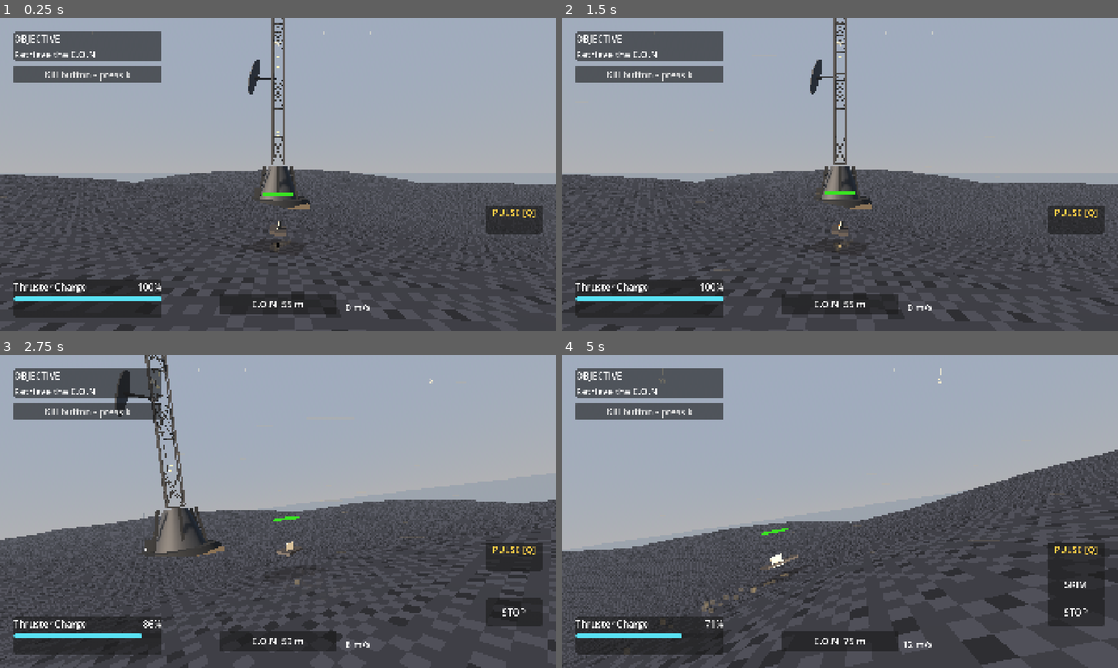
Above: before the commit, frames 1-4 (two rows, left to right).
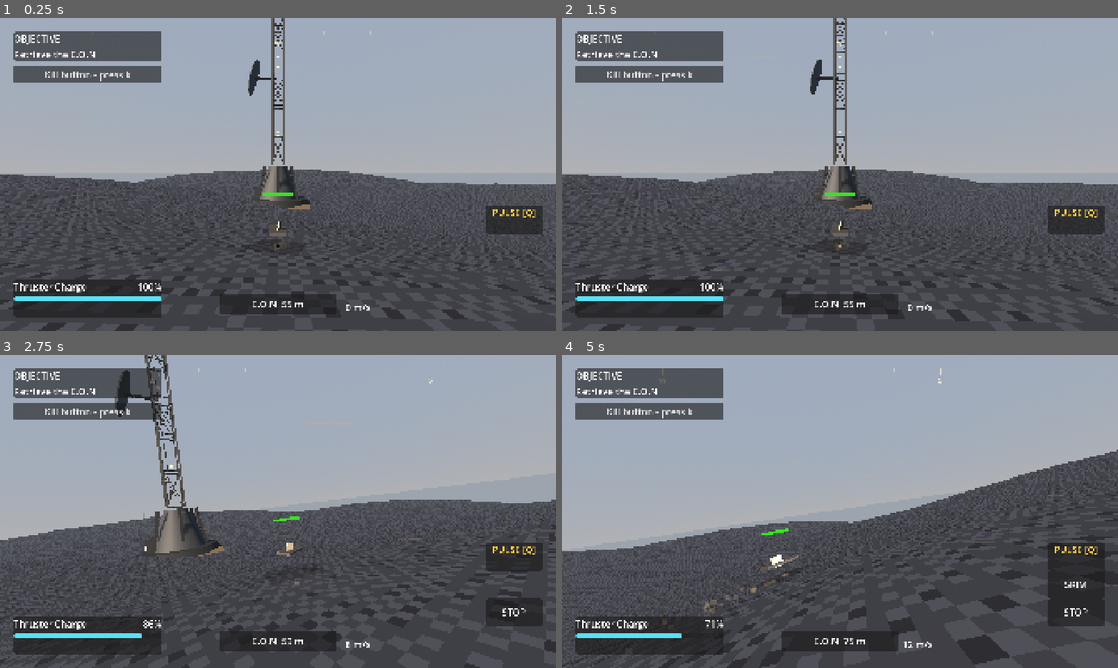
Above: after the commit, the same moments.

Repository: oleskulbru-commits/energy-glider
Game: Godot game, scene res://scenes/main.tscn
Two runs of this game, one before a commit and one after it. Both use one fixed random seed, a clock stepped at 60 frames per second and the inputs below.
Inputs (mouse positions are in pixels of both pictures, inside the frame that each line leads up to):
- Up to frame 1 (0.25 s): no input
- Up to frame 2 (1.5 s): click "Kill button - press k" at 0.5 s; click "Try again" at 1.25 s
- Up to frame 3 (2.75 s): move the mouse to (400, 495) at 2.02 s; hold D (steer_right) from 2.03 s (still down); hold Shift (boost) from 2.03 s (still down); click (400, 495) at 2.17 s; tap Space (jump) at 2.27, 2.3, 2.57 s
- Up to frame 4 (5 s): release D (steer_right) at 2.75 s; release Shift (boost) at 2.75 s; drag from (728, 527) to (812, 574) at 2.77 s; move the mouse to (895, 442) at 3.52 s; hold D (steer_right) 3.53-4.25 s; hold Shift (boost) 3.53-4.25 s; tap Space (jump) at 3.8 s; drag from (812, 574) to (673, 464) at 4.27 s

The runs differ from the first frame. In frame 1, 1.1% of the frame differs, in the area x 0-100%, y 0-100%; in frame 2, 0.8%; in frame 3, 2.2%; in frame 4, 1.8%.

Commit message:
Enhance glider physics and hard landing mechanics
- Improved hover force calculations to account for excess clearance, enhancing glider stability during high-altitude maneuvers.
- Introduced a new constant for hard landing floor correction to prevent tunneling during steep falls.
- Updated glider player script to ensure proper handling of hover and ground contact during hard landings.
- Added verification tests for hover settling from high positions and hard landing scenarios to ensure consistent behavior.

Diff:
--- a/scripts/player/glider_physics.gd
+++ b/scripts/player/glider_physics.gd
@@ -395,7 +395,9 @@
 	var strength := hover_strength_scale(ctx)
 
 	if hover_clearance > BASE_HEIGHT + HOVER_SPRING_DEADBAND:
-		force -= ctx.ground_normal * HOVER_WEIGHT_GRAVITY * mass * strength
+		var excess: float = hover_clearance - BASE_HEIGHT
+		var pull: float = HOVER_WEIGHT_GRAVITY + HOVER_RECOVERY_K * excess
+		force -= ctx.ground_normal * pull * mass * strength
 		if absf(normal_vel) > 0.0001:
 			force -= ctx.ground_normal * HOVER_DAMPING * normal_vel * mass * strength
 		return force
@@ -505,7 +507,9 @@
 		var accel := 0.0
 
 		if point.clearance > BASE_HEIGHT + HOVER_SPRING_DEADBAND:
-			accel -= HOVER_WEIGHT_GRAVITY / float(valid_count) * strength
+			var excess: float = point.clearance - BASE_HEIGHT
+			var pull: float = (HOVER_WEIGHT_GRAVITY + HOVER_RECOVERY_K * excess) / float(valid_count)
+			accel -= pull * strength
 			if absf(normal_vel) > 0.0001:
 				accel -= HOVER_POINT_DAMPING * idle_damp_scale * normal_vel * strength
 		elif penetration > 0.0 or absf(normal_vel) > 0.0001:
--- a/scripts/player/glider_player.gd
+++ b/scripts/player/glider_player.gd
@@ -48,6 +48,8 @@
 const BOOST_CLIMB_CLIP_MAX := -0.02
 const FLOOR_CORRECT_MAX_STEP := 0.06
 const BOOST_CLIMB_FLOOR_CORRECT_MAX_STEP := 0.18
+## Hard-land dig kills hover; floor must catch high-speed tunnels in one step.
+const HARD_DIG_FLOOR_CORRECT_MAX_STEP := 0.45
 const VISUAL_ALIGN_MAX_STEP_DEG := 4.5
 const AHEAD_RISE_VISUAL_ALIGN_MAX_STEP_DEG := 7.0
 const BOARD_PITCH_RATE := 6.0
@@ -312,25 +314,27 @@
 		constraint_mode,
 		state
 	)
+	_enforce_floor_contact(state)
+	_apply_pending_knockback(state)
 	if _state == State.GLIDING:
 		_preserve_air_horizontal_speed(state, air_hold_speed)
-	_enforce_floor_contact(state)
-	_apply_pending_knockback(state)
 	state.angular_velocity = Vector3(0.0, _yaw_velocity, 0.0)
 
 
 func _preserve_air_horizontal_speed(state: PhysicsDirectBodyState3D, speed_before: float) -> void:
-	## Holding W/boost in air: keep XZ speed (gravity still pulls). Brake cancels hold.
+	## Holding W/boost in air: lock XZ to the speed when hold started (capped). No ratchet.
 	if is_braking():
 		_air_hold_horizontal_speed = 0.0
 		return
 	if not _input.is_forward_held() and not _is_boost_active():
 		_air_hold_horizontal_speed = 0.0
 		return
-	var keep := maxf(speed_before, _air_hold_horizontal_speed)
-	if keep < 0.1:
-		return
-	_air_hold_horizontal_speed = keep
+	var cap := GliderPhysicsScript.hard_speed_cap()
+	if _air_hold_horizontal_speed < 0.1:
+		_air_hold_horizontal_speed = minf(maxf(speed_before, 0.0), cap)
+	if _air_hold_horizontal_speed < 0.1:
+		return
+	var keep := minf(_air_hold_horizontal_speed, cap)
 	var h := MathUtil.horizontal(state.linear_velocity)
 	var dir := h
 	if dir.length_squared() < 0.0001:
@@ -669,8 +673,12 @@
 	return TerrainProbesScript.min_tagged_clearance(_predictive_surface.samples, min_clearance)
 
 
-func _live_min_board_probe_clearance() -> float:
-	var min_clearance := _get_raw_clearance()
+func _live_min_board_probe_clearance_at(origin: Vector3) -> float:
+	## Live underside clearance at a physics-state origin (not stale probe cache).
+	var center_ground := _get_ground_y(origin.x, origin.z)
+	var min_clearance := origin.y - BOARD_BOTTOM_OFFSET - center_ground
+	if is_nan(center_ground):
+		return min_clearance
 	if _predictive_surface == null:
 		return min_clearance
 	var probe_bottom_y := _probe_bottom_y_offset()
@@ -681,15 +689,19 @@
 		Callable(TerrainProbesScript, "is_board_tag"),
 		func(sample) -> float:
 			var world_offset: Vector3 = yaw_basis * sample.local_offset
-			var probe_y := global_position.y + probe_bottom_y
+			var probe_y := origin.y + probe_bottom_y
 			var ground_y := _get_ground_y(
-				global_position.x + world_offset.x,
-				global_position.z + world_offset.z
+				origin.x + world_offset.x,
+				origin.z + world_offset.z
 			)
 			if is_nan(ground_y):
 				return min_clearance
 			return probe_y - ground_y
 	)
+
+
+func _live_min_board_probe_clearance() -> float:
+	return _live_min_board_probe_clearance_at(global_position)
 
 
 func _live_min_deck_probe_clearance() -> float:
@@ -716,6 +728,19 @@
 	return world.y - ground_y
 
 
+func _is_hard_dig_window() -> bool:
+	## Hover is yielded/off here — floor must own anti-tunnel.
+	if _contact_recover_timer > 0.0:
+		return true
+	if _state == State.LANDING and (
+		_landing_was_hard or _landing_approach >= GliderPhysicsScript.HOVER_YIELD_SPEED
+	):
+		return true
+	if _ground_contact_active and _landing_was_hard:
+		return true
+	return false
+
+
 func _enforce_floor_contact(state: PhysicsDirectBodyState3D) -> void:
 	if _state != State.GROUNDED and _state != State.LANDING:
 		return
@@ -724,37 +749,30 @@
 		_state == State.GROUNDED
 		and _is_climbing(_downhill_dir(), _board_forward_on_ground())
 	)
-	var board_min := _min_board_probe_clearance()
-	# Sense underside digs for hover/alignment; kinematic floor is only a tiny safety net.
-	var upright_min := (
-		_live_min_board_probe_clearance()
-		if boost_climb or climbing
-		else board_min
-	)
-	var deck_min := (
-		_live_min_deck_probe_clearance()
-		if climbing
-		else upright_min
-	)
-	var live_min := minf(deck_min, upright_min) if climbing else upright_min
-	var min_clearance := live_min
-	if (
-		not climbing
-		and not _is_boost_active()
-		and _corner_clearance_spread() > CLEARANCE_PROBE_TRIGGER
-	):
-		min_clearance = _get_raw_clearance()
+	var hard_dig := _is_hard_dig_window()
+	## Always live-sample from the integrate-forces origin. Cached predictive
+	## clearances lag one frame and miss high-speed hard-land tunnels.
+	var origin := state.transform.origin
+	var min_clearance := _live_min_board_probe_clearance_at(origin)
+	if climbing:
+		min_clearance = minf(min_clearance, _live_min_deck_probe_clearance())
 	var clip_max := (
 		BOOST_CLIMB_CLIP_MAX
 		if boost_climb or climbing
 		else GliderPhysicsScript.GROUND_CLIP_MAX
 	)
+	## Hard dig zeros hover; do not allow a visible underground deadband.
+	if hard_dig:
+		clip_max = 0.0
 	var ny := maxf(_ground_normal.y, 0.2)
-	var max_step := (
-		BOOST_CLIMB_FLOOR_CORRECT_MAX_STEP if boost_climb else FLOOR_CORRECT_MAX_STEP
-	)
+	var max_step := FLOOR_CORRECT_MAX_STEP
+	if boost_climb:
+		max_step = BOOST_CLIMB_FLOOR_CORRECT_MAX_STEP
+	elif hard_dig:
+		max_step = HARD_DIG_FLOOR_CORRECT_MAX_STEP
 	if min_clearance < clip_max:
-		var correction := minf((clip_max - min_clearance) / ny, max_step)
+		var needed := (clip_max - min_clearance) / ny
+		var correction := minf(needed, max_step)
 		var xf := state.transform
 		xf.origin += _ground_normal * correction
 		state.transform = xf
@@ -775,6 +793,7 @@
 	xf.origin += _ground_normal * correction
 	state.transform = xf
 	# Soft settle: nudge origin only — killing normal speed here tugs crest momentum.
+
 
 func _allows_ground_contact() -> bool:
 	if _ground_contact_active:
@@ -1356,7 +1375,13 @@
 	ctx.ground_normal = _ground_normal
 	ctx.board_forward = _board_forward_on_ground()
 	ctx.clearance = _smoothed_clearance
-	ctx.hover_clearance = minf(_smoothed_clearance, raw_clearance)
+	## Trust raw when already above rest — lagged smoothed clearance invents
+	## phantom compression after crests (ground drops, smoothed still low) and
+	## pushes the board further up. Only blend smoothed in while compressed.
+	if raw_clearance >= GliderPhysicsScript.BASE_HEIGHT:
+		ctx.hover_clearance = raw_clearance
+	else:
+		ctx.hover_clearance = minf(_smoothed_clearance, raw_clearance)
 	if _state == State.GROUNDED or _state == State.LANDING:
 		var board_min := _min_board_probe_clearance()
 		var climbing := _is_climbing(_downhill_dir(), ctx.board_forward)
@@ -1617,7 +1642,8 @@
 	return _run_ended
 
 
-## Swarm / hazard shove. Applied after surf constraints so it isn't wiped the same tick.
+## Swarm / hazard shove. Applied after surf constraints so ground surf doesn't wipe it
+## the same tick. Air W/boost hold re-locks XZ afterward so knockback cannot ratchet air speed.
 func queue_knockback(velocity_delta: Vector3) -> void:
 	if _run_ended or not _piloted:
 		return
--- a/scripts/player/verify_glider.gd
+++ b/scripts/player/verify_glider.gd
@@ -101,6 +101,7 @@
 	_verify_chase_camera_math()
 	_verify_boost_climb_target_speed()
 	await _verify_hover_rest()
+	await _verify_hover_settle_from_high()
 	await _verify_terrain_probes_math()
 	await _verify_predictive_surface_sampling()
 	await _verify_hover_kernel()
@@ -121,6 +122,7 @@
 	await _verify_touchdown_soft()
 	await _verify_hover_yield_kernel()
 	await _verify_hard_landing_contact()
+	await _verify_hard_landing_no_tunnel()
 	await _verify_boost_no_clip_crest()
 	await _verify_boost_climb_no_clip()
 	await _verify_boost_steep_climb_no_clip()
@@ -210,6 +212,53 @@
 	terrain.queue_free()
 
 
+func _verify_hover_settle_from_high() -> void:
+	## After crests, clearance can sit above rest; pull-down must settle without
+	## inventing compression from lagged smoothed clearance.
+	var terrain := _spawn_terrain("hover_high")
+	await physics_frame
+
+	var glider := _spawn_glider(terrain)
+	_get_input(glider)
+	var ground_y := terrain.sample_height(0.0, 0.0)
+	var high_clearance := GliderPhysicsScript.BASE_HEIGHT + 0.35
+	glider.global_position = Vector3(
+		0.0,
+		ground_y + high_clearance + 0.05,
+		0.0
+	)
+	glider.velocity = Vector3.ZERO
+	await physics_frame
+
+	var start_clearance := glider.get_raw_clearance()
+	_fail_unless(
+		start_clearance > GliderPhysicsScript.BASE_HEIGHT + 0.2,
+		"Settle-from-high needs elevated start (got %.2f)" % start_clearance
+	)
+	var peak := start_clearance
+	var settled := false
+	for i in HOVER_SETTLE_FRAMES:
+		await physics_frame
+		var clearance := glider.get_raw_clearance()
+		peak = maxf(peak, clearance)
+		if absf(clearance - GliderPhysicsScript.BASE_HEIGHT) <= HOVER_TOLERANCE:
+			settled = true
+			break
+
+	_fail_unless(
+		peak <= start_clearance + 0.08,
+		"High hover should not push further up (peak %.2f from %.2f)" % [peak, start_clearance]
+	)
+	_fail_unless(
+		settled,
+		"High hover should settle near %.2f m (got %.2f)" % [
+			GliderPhysicsScript.BASE_HEIGHT, glider.get_raw_clearance()
+		]
+	)
+	glider.queue_free()
+	terrain.queue_free()
+
+
 func _hover_ctx(clearance: float, normal_vel: float = 0.0) -> GliderPhysicsScript.Context:
 	var ctx := GliderPhysicsScript.Context.new()
 	ctx.ground_normal = Vector3.UP
@@ -222,11 +271,17 @@
 func _verify_hover_kernel() -> void:
 	var target := GliderPhysicsScript.BASE_HEIGHT
 	var above := _hover_ctx(target + 0.35)
+	var above_near := _hover_ctx(target + 0.06)
 	var below := _hover_ctx(target - 0.08, -0.4)
 	var force_above := GliderPhysicsScript.compute_hover_force(above, 90.0, PHYSICS_DT)
+	var force_above_near := GliderPhysicsScript.compute_hover_force(above_near, 90.0, PHYSICS_DT)
 	var force_below := GliderPhysicsScript.compute_hover_force(below, 90.0, PHYSICS_DT)
 	_fail_unless(force_above.y <= 0.0, "Above target should not push up")
 	_fail_unless(force_below.y > 0.0, "Below target should push up")
+	_fail_unless(
+		force_above.y < force_above_near.y,
+		"Excess height should recover harder (%.1f vs %.1f)" % [force_above.y, force_above_near.y]
+	)
 
 
 func _verify_corner_hover_forces() -> void:
@@ -497,11 +552,26 @@
 		await physics_frame
 		_fail_unless(glider.is_gliding(), "Air hold-W test should stay airborne")
 	var end_speed := Vector2(glider.velocity.x, glider.velocity.z).length()
-	_release_forward()
 	_fail_unless(
 		end_speed >= start_speed - 0.2,
 		"Holding W in air should keep horizontal speed (%.2f -> %.2f)" % [start_speed, end_speed]
 	)
+	## Knockback must not ratchet the air-hold lock upward.
+	glider.queue_knockback(Vector3(0.0, 0.0, 40.0))
+	await physics_frame
+	await physics_frame
+	var after_kb := Vector2(glider.velocity.x, glider.velocity.z).length()
+	_fail_unless(
+		after_kb <= start_speed + 0.5,
+		"Air hold must not ratchet past locked speed after knockback (locked ~%.2f got %.2f)" % [
+			start_speed, after_kb
+		]
+	)
+	_fail_unless(
+		after_kb <= GliderPhysicsScript.hard_speed_cap() + 0.01,
+		"Air hold must respect hard_speed_cap"
+	)
+	_release_forward()
 	glider.queue_free()
 	terrain.queue_free()
 
@@ -836,7 +906,7 @@
 	var landed := false
 	for i in 240:
 		await physics_frame
-		var clearance := glider.get_clearance()
+		var clearance := glider.get_raw_clearance()
 		min_clearance = minf(min_clearance, clearance)
 		if glider.is_ground_contact():
 			touched_ground = true
@@ -849,6 +919,10 @@
 		min_clearance < 0.25,
 		"Hard landing should compress below hover rest (min %.2f)" % min_clearance
 	)
+	_fail_unless(
+		min_clearance >= -0.02,
+		"Hard landing must not tunnel underground (min %.2f)" % min_clearance
+	)
 	_fail_unless(touched_ground, "Hard landing should register ground contact")
 	if GliderPlayerScript.FALL_DAMAGE_ENABLED:
 		_fail_unless(
@@ -861,6 +935,39 @@
 	_fail_unless(
 		absf(glider.get_clearance() - GliderPhysicsScript.BASE_HEIGHT) < 0.2,
 		"After hard landing should recover to hover rest (clearance %.2f)" % glider.get_clearance()
+	)
+	glider.queue_free()
+	terrain.queue_free()
+
+
+func _verify_hard_landing_no_tunnel() -> void:
+	## Long jump / steep fall: hover is yielded during dig; floor must catch tunnels.
+	var terrain := _spawn_terrain("hard_tunnel")
+	await physics_frame
+
+	var glider := _spawn_glider(terrain)
+	_get_input(glider)
+	var ground_y := terrain.sample_height(0.0, 0.0)
+	glider.global_position = Vector3(0.0, ground_y + 8.0, 0.0)
+	glider.velocity = Vector3(4.0, -16.0, 8.0)
+	glider.set("_state", GliderPlayerScript.State.GLIDING)
+	await physics_frame
+
+	var min_clearance := INF
+	var landed := false
+	for i in 300:
+		await physics_frame
+		min_clearance = minf(min_clearance, glider.get_raw_clearance())
+		if glider.get("_state") == GliderPlayerScript.State.GROUNDED:
+			landed = true
+			## Keep watching through dig / recover for underground glitches.
+			if i > 60:
+				break
+
+	_fail_unless(landed, "Steep hard landing should reach grounded")
+	_fail_unless(
+		min_clearance >= -0.02,
+		"Steep hard landing must not glitch below ground (min %.2f)" % min_clearance
 	)
 	glider.queue_free()
 	terrain.queue_free()
